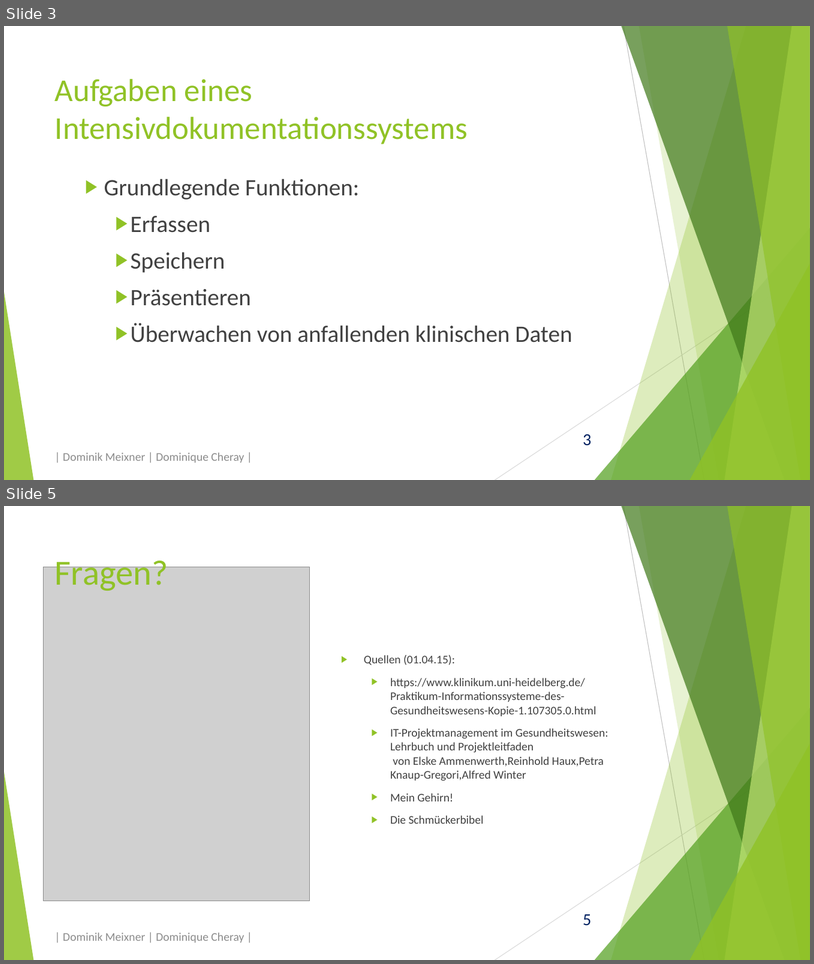
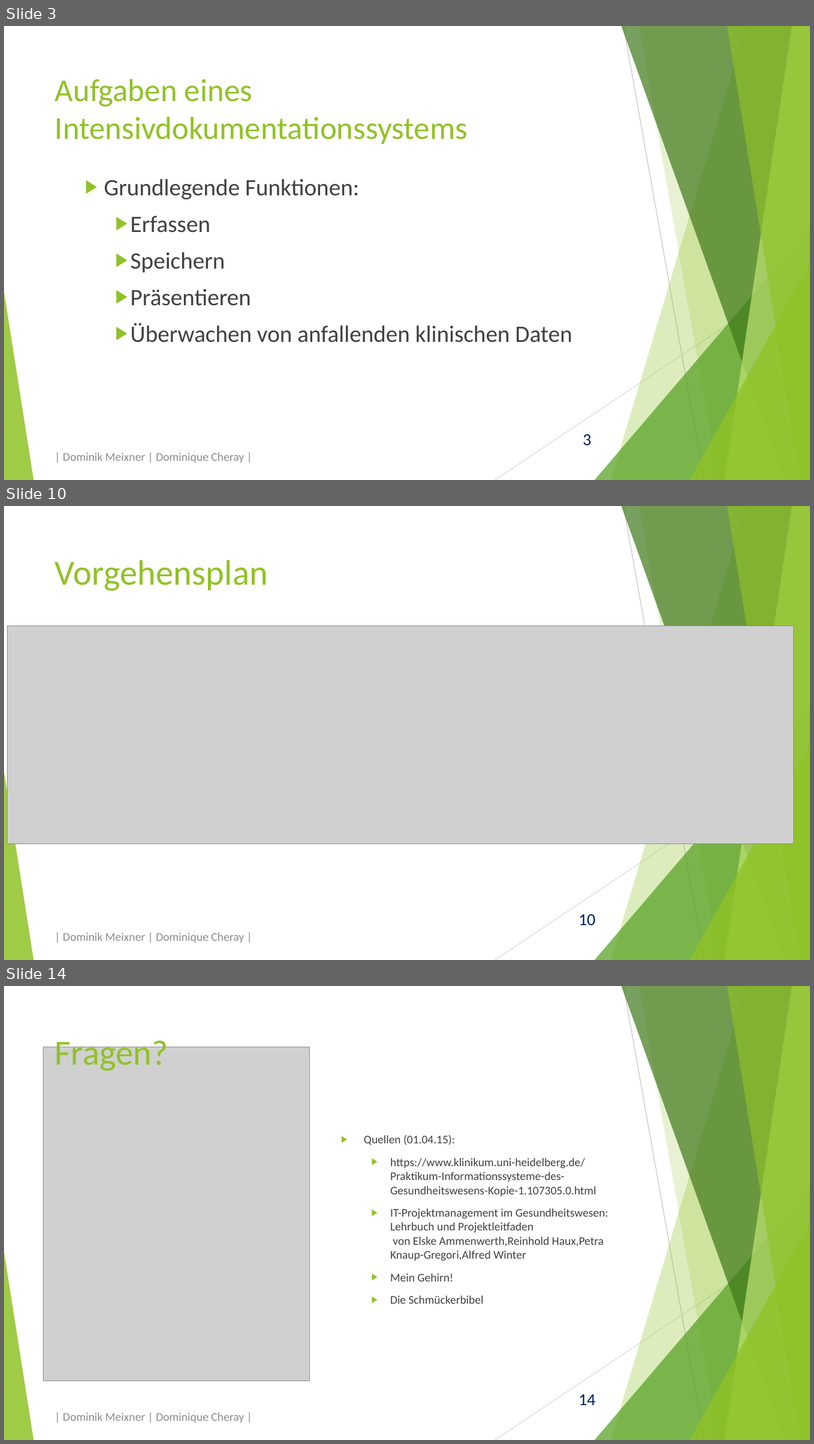
Before and after one commit to domeix/BlaBla, a slide deck: EinfIntensivDokSys/Intensivdokumentationssystem.pptx. Shown one above the other, each under a label of ours: slides 3 and 5 before the commit, slides 3, 10 and 14 after it; the slides between them are not shown. The pictures are 814x964 and 814x1444 pixels, drawn with LibreOffice and Linux fonts; fonts in the diff are those of the drawing; grey boxes stand for pictures. Boxes give left, top, right and bottom in pixels: in the first picture for what was removed or moved away, otherwise in the second. Text is boxed around its words. In the diff, an @@ line names an element or a change of style, - is before the commit and + after.

```diff
--- a/EinfIntensivDokSys/Intensivdokumentationssystem.pptx
+++ b/EinfIntensivDokSys/Intensivdokumentationssystem.pptx
@@ slide 10 added at bbox=[4, 506, 810, 960], background #FFFFFF; not listed: 11 template elements that a slide beside it also shows @@
@@ title added at bbox=[55, 560, 268, 591], 42 pt, text #90C226 @@
+Vorgehensplan
@@ picture added at bbox=[8, 626, 795, 844] @@
@@ text added at bbox=[63, 932, 244, 942], 14 pt, text #8C8C8C @@
+| Dominik Meixner | Dominique Cheray |
@@ what was slide 5 is now slide 14 @@
@@ page number at bbox=[579, 1394, 596, 1405]: text changed @@
-5
+14
```
Also in this commit, not shown: 2 slides changed, 8 other slides added.
